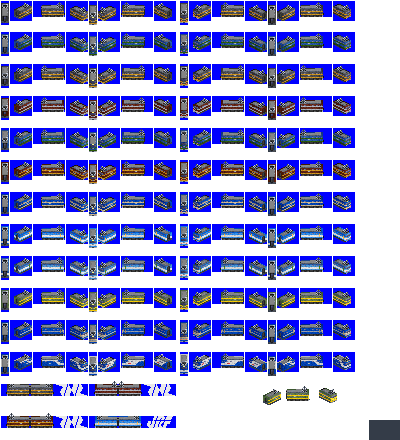
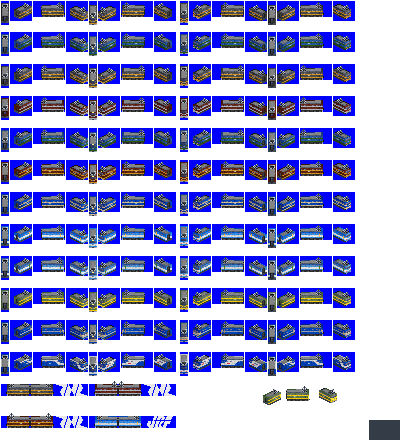
Layer changes from the first 400x440 image to the second:
painted on "pantos" over [23, 354, 349, 363]
painted on "wheels" over [20, 363, 346, 372]
painted on "couplings" over [64, 332, 324, 367]
painted on "taillights" over [181, 365, 351, 372]
painted on "eh10 jrf #1" over [183, 361, 348, 367]
